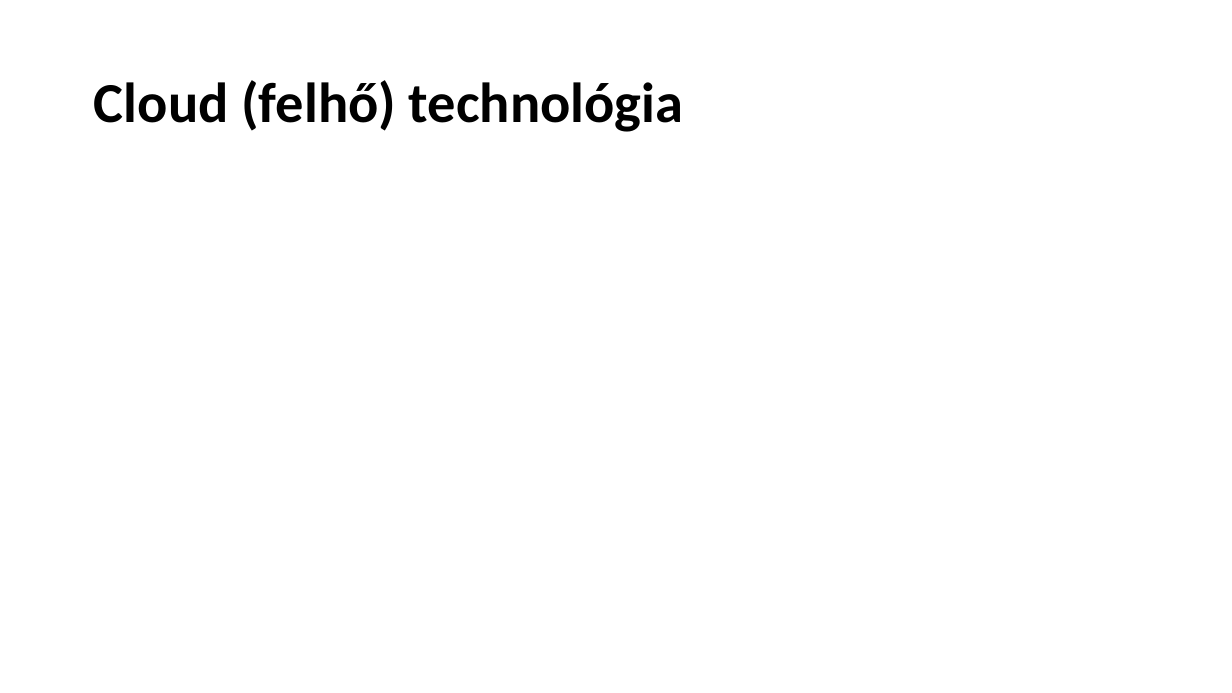
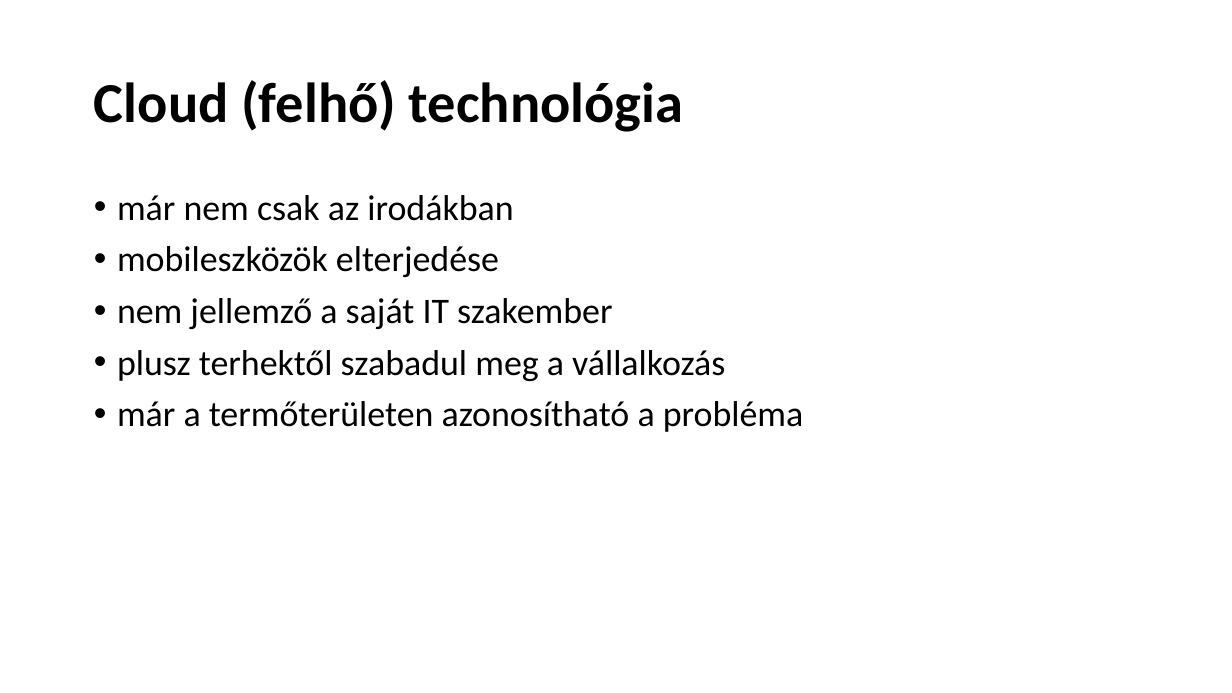
Before and after one commit to dzsofri/paprika, a slide deck: slide 5 of Informatika a mezőgazdaságban.pptx. Drawn at 1232x693 pixels with LibreOffice and Linux fonts; fonts in the diff are those of the drawing. Boxes give left, top, right and bottom in pixels: in the first picture for what was removed or moved away, otherwise in the second. Text is boxed around its words. In the diff, an @@ line names an element or a change of style, - is before the commit and + after.

```diff
--- a/Informatika a mezőgazdaságban.pptx
+++ b/Informatika a mezőgazdaságban.pptx
@@ text added at [117,195,803,432], 28 pt, text #000000 @@
+• már nem csak az irodákban
+• mobileszközök elterjedése
+• nem jellemző a saját IT szakember
+• plusz terhektől szabadul meg a vállalkozás
+• már a termőterületen azonosítható a probléma
```
Also in this commit, not shown: 3 other slides changed, 7 slides added, 6 slides removed.
